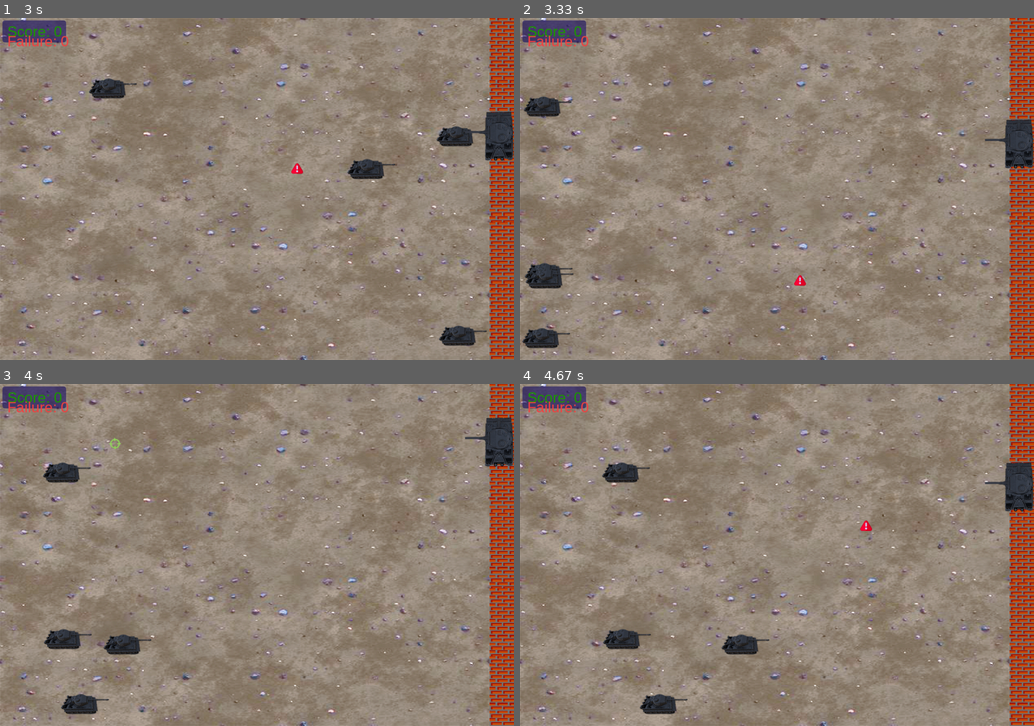
Above: before the commit, frames 1-4 (two rows, left to right).
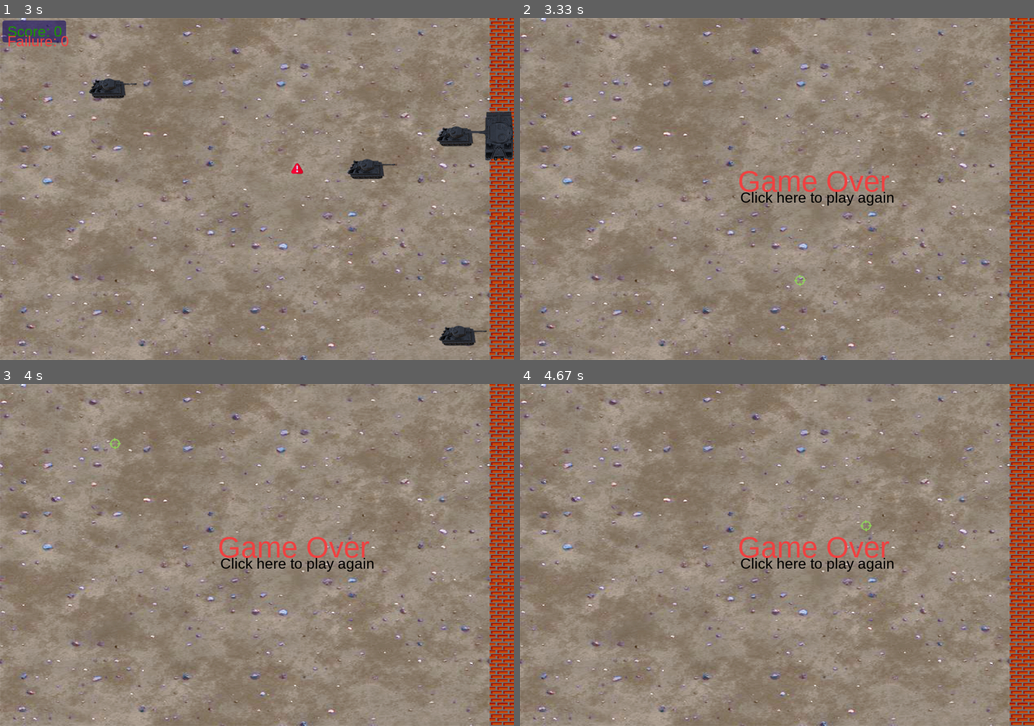
Above: after the commit, the same moments.

Repository: khanhtran-cse/ass-game-2018
Game: pygame game, started from main.py
Two runs of this game, one before a commit and one after it. Both use one fixed random seed, a clock stepped at 60 frames per second and the inputs below.
Inputs (mouse positions are in pixels of both pictures, inside the frame that each line leads up to):
- Up to frame 1 (3 s): press the mouse at (77, 134) at 0.37 s; move the mouse to (87, 202) at 0.47 s; release the mouse at (97, 267) at 0.6 s; press the mouse at (77, 134) at 0.7 s; move the mouse to (169, 103) at 0.8 s; release the mouse at (267, 72) at 0.93 s; click (174, 59) at 1.05 s; press the mouse at (174, 59) at 1.37 s; move the mouse to (128, 106) at 1.47 s; release the mouse at (82, 154) at 1.6 s; press the mouse at (174, 59) at 1.7 s; move the mouse to (272, 82) at 1.8 s; release the mouse at (375, 103) at 1.93 s; press the mouse at (174, 59) at 2.03 s; move the mouse to (123, 82) at 2.13 s; release the mouse at (66, 106) at 2.27 s; press the mouse at (174, 59) at 2.37 s; move the mouse to (205, 182) at 2.47 s; release the mouse at (236, 308) at 2.6 s; press the mouse at (174, 59) at 2.7 s; move the mouse to (236, 113) at 2.8 s; release the mouse at (298, 168) at 2.93 s
- Up to frame 2 (3.33 s): press the mouse at (694, 59) at 3.03 s; move the mouse to (746, 168) at 3.13 s; release the mouse at (797, 281) at 3.27 s
- Up to frame 3 (4 s): press the mouse at (174, 425) at 3.37 s; move the mouse to (205, 469) at 3.47 s; release the mouse at (236, 510) at 3.6 s; press the mouse at (174, 425) at 3.7 s; move the mouse to (143, 435) at 3.8 s; release the mouse at (113, 442) at 3.93 s
- Up to frame 4 (4.67 s): press the mouse at (694, 425) at 4.03 s; move the mouse to (807, 479) at 4.13 s; release the mouse at (920, 534) at 4.27 s; press the mouse at (694, 425) at 4.37 s; move the mouse to (782, 476) at 4.47 s; release the mouse at (864, 524) at 4.6 s

Frame 1 is identical in both runs. In frame 2, 3.8% of the frame differs, in the area x 0-100%, y 0-97%; in frame 3, 4.0%; in frame 4, 4.1%.

Commit message:
Update menu

Diff:
--- a/main.py
+++ b/main.py
@@ -45,14 +45,8 @@
 
 # Invokes when game over
 # Draw game over menu
-def showGameOverMenu(gameDisplay,score,mousePosition):
-    font = pygame.font.SysFont("helvetica", 60)
-    FAILURE_COLOR = (244, 66, 66)
-    gameOverText = font.render('Game Over', True, FAILURE_COLOR)
-    gameDisplay.blit(gameOverText, (420, 300))
-
-    font = pygame.font.SysFont("helvetica", 30)
-    hintText = font.render('Click to play again', True, (0,0,0))
+def showGameOverMenu(gameDisplay,score,mousePosition,gameOverText,hintText):
+    gameDisplay.blit(gameOverText, (445, 300))
     gameDisplay.blit(hintText, (450, 350))
 
     # Draw mouse
@@ -106,6 +100,12 @@
 # To restart game, set this to True
 restartGame = False
 
+# Test menu
+gameOverFont = pygame.font.SysFont("helvetica", 60)
+hintFont = pygame.font.SysFont("helvetica", 30)
+gameOverText = gameOverFont.render('Game Over', True, (244, 66, 66))
+hintText = hintFont.render('Click here to play again', True, (0,0,0))
+
 while not finishedGame:
     # Handle event
     for event in pygame.event.get():
@@ -113,7 +113,9 @@
             finishedGame = True
         elif event.type == pygame.MOUSEBUTTONUP:
             if gameOver:
-                restartGame = True
+                x,y = pygame.mouse.get_pos()
+                if x > 400 and x < 700 and y > 345 and y < 375:
+                    restartGame = True
             else:
                 if myTank.isReadyToShot():
                     shotAt(tanks,pygame.mouse.get_pos())
@@ -133,12 +135,12 @@
         # Draw background to remove old state
         gameDisplay.blit(background,(0,0))
         # Todo: Draw game over menu
-        showGameOverMenu(gameDisplay,score,pygame.mouse.get_pos())
-        # This will block execution until 1/60 seconds have passed
-        # since the previous time clock.tick was called.
+        showGameOverMenu(gameDisplay,score,pygame.mouse.get_pos(),gameOverText,hintText)
 
         # Update the display
         pygame.display.flip()
+        # This will block execution until 1/60 seconds have passed
+        # since the previous time clock.tick was called.
         clock.tick(FPS)
         continue
 
--- a/score.py
+++ b/score.py
@@ -6,7 +6,6 @@
 	BACKGROUND = pygame.image.load('./images/score-background.png')
 	score = 0
 	miss = 0
-
 
 	def __init__(self, gameDisplay, x,y):
 		self.gameDisplay = gameDisplay
@@ -35,7 +34,6 @@
 	def draw(self):
 		textScore = self.font.render(self.titleScore + str(self.score), True, Score.SCORE_COLOR)
 		textMiss = self.font.render(self.titleMiss + str(self.miss), True, Score.FAILURE_COLOR)
-		#pygame.draw.rect(self.gameDisplay, Score.BACKGROUND_COLOR, pygame.Rect(self.x-10,self.y-5,self.x + 120, self.y + 40))
 		self.gameDisplay.blit(Score.BACKGROUND,(self.x - 10, self.y - 5))
 		self.gameDisplay.blit(textScore, (self.x, self.y ))
 		self.gameDisplay.blit(textMiss, (self.x, self.y+ 20))
